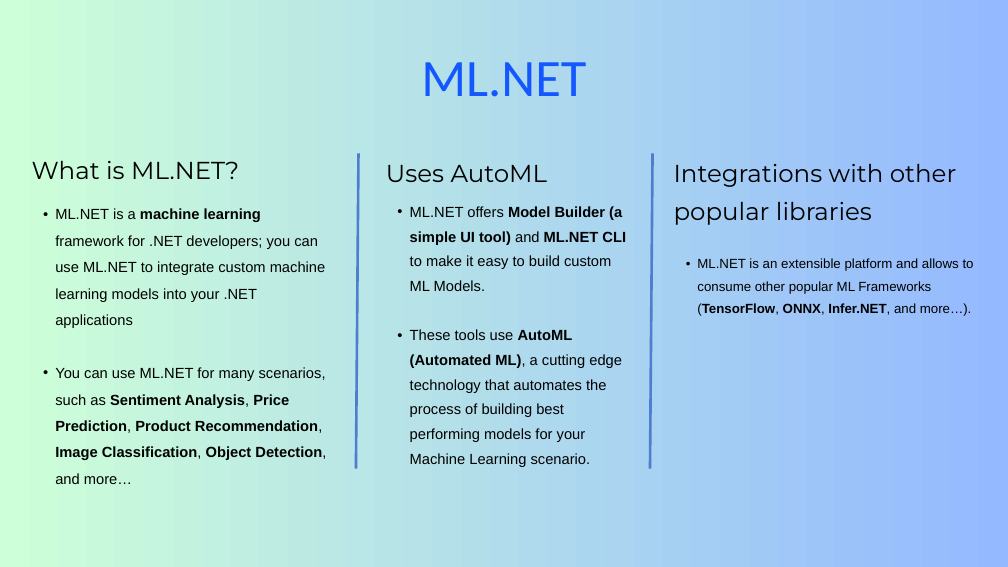
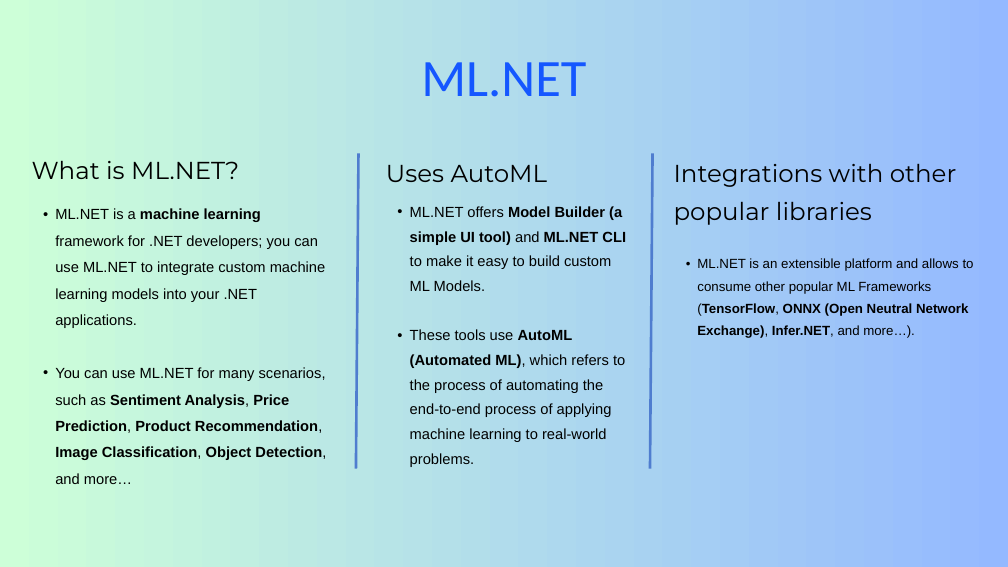
Before and after one commit to EngincanV/presentations, a slide deck: slide 4 of ABP/Dotnet-Conf-2024/Sentiment-Analysis-in-NET.pptx (slide 5 before the commit). Drawn at 1008x567 pixels with LibreOffice and Linux fonts; fonts in the diff are those of the drawing. Boxes give left, top, right and bottom in pixels: in the first picture for what was removed or moved away, otherwise in the second. Text is boxed around its words. In the diff, an @@ line names an element or a change of style, - is before the commit and + after.

Commit message:
Update Sentiment-Analysis-in.NET slides.

```diff
--- a/ABP/Dotnet-Conf-2024/Sentiment-Analysis-in-NET.pptx
+++ b/ABP/Dotnet-Conf-2024/Sentiment-Analysis-in-NET.pptx
@@ text at (x1=55, y1=208, x2=326, y2=328): text changed @@
-  • ML.NET is a machine learning framework for .NET developers; you can use ML.NET to integrate custom machine learning models into your .NET applications
+  • ML.NET is a machine learning framework for .NET developers; you can use ML.NET to integrate custom machine learning models into your .NET applications.
@@ text at (x1=697, y1=258, x2=974, y2=338): text changed @@
-  • ML.NET is an extensible platform and allows to consume other popular ML Frameworks (TensorFlow, ONNX, Infer.NET, and more…).
+  • ML.NET is an extensible platform and allows to consume other popular ML Frameworks (TensorFlow, ONNX (Open Neutral Network Exchange), Infer.NET, and more…).
@@ text at (x1=410, y1=329, x2=625, y2=467): text changed @@
-  • These tools use AutoML (Automated ML), a cutting edge technology that automates the process of building best performing models for your Machine Learning scenario.
+  • These tools use AutoML (Automated ML), which refers to the process of automating the end-to-end process of applying machine learning to real-world problems.
```
Also in this commit, not shown: 2 other slides changed, 1 slide added, 1 other file.
